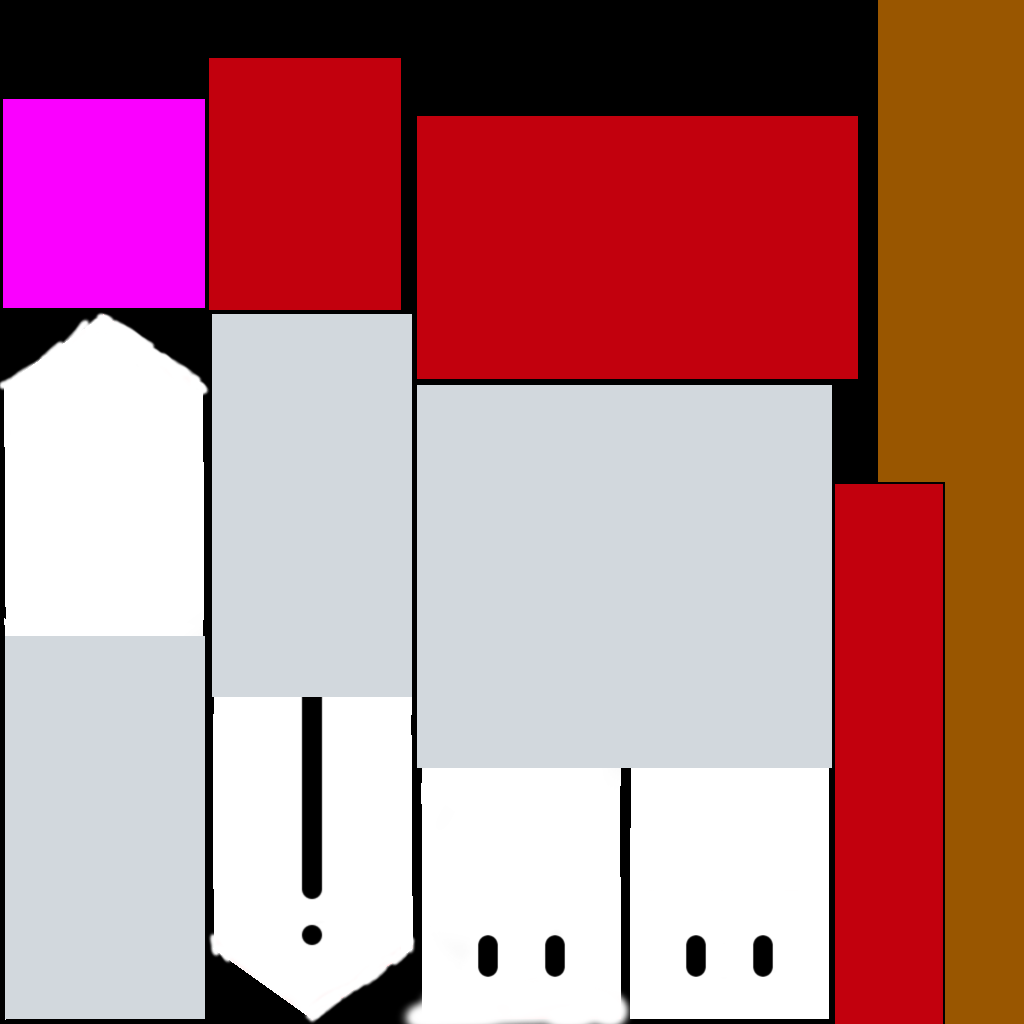
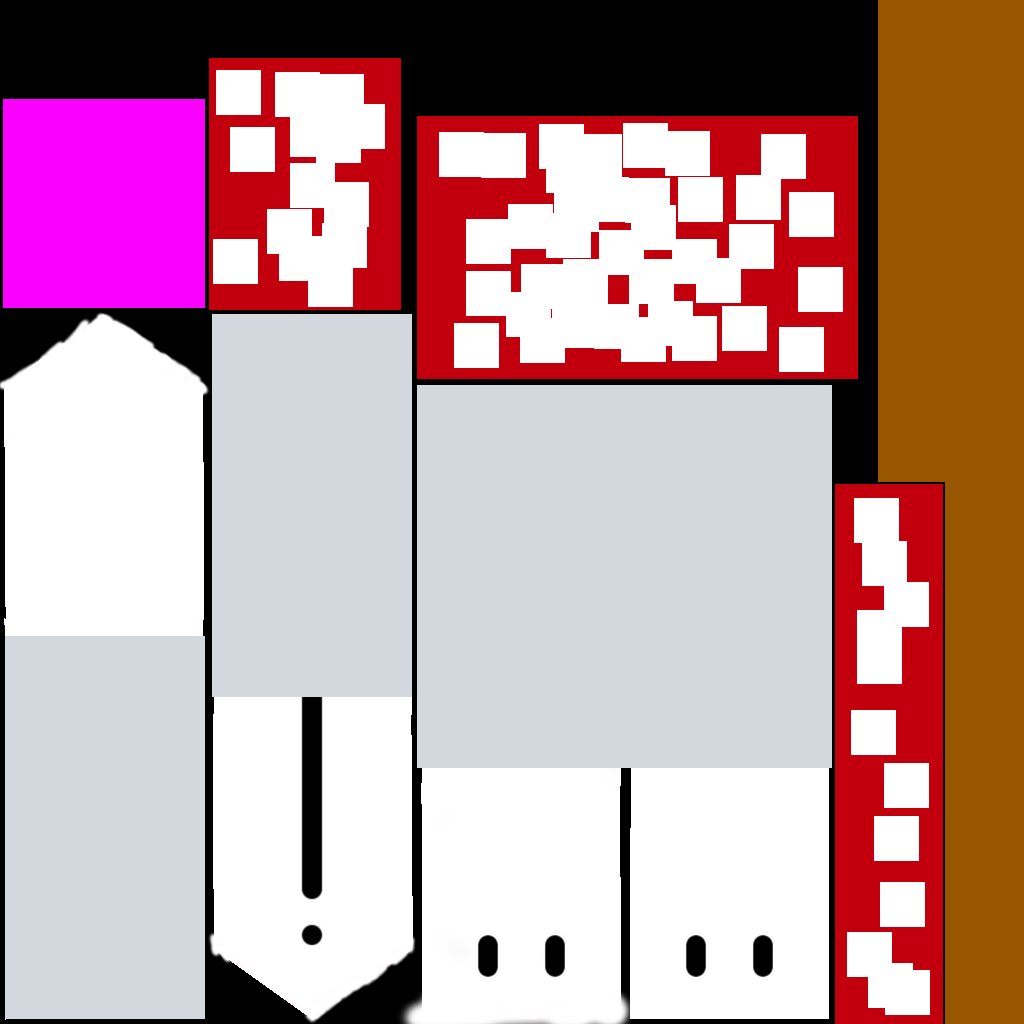
The second (1024, 1024) image is a revision of the first. Changes to its layers:
added layer "snow on roof" above "more blocks" over [213, 70, 930, 1015]
